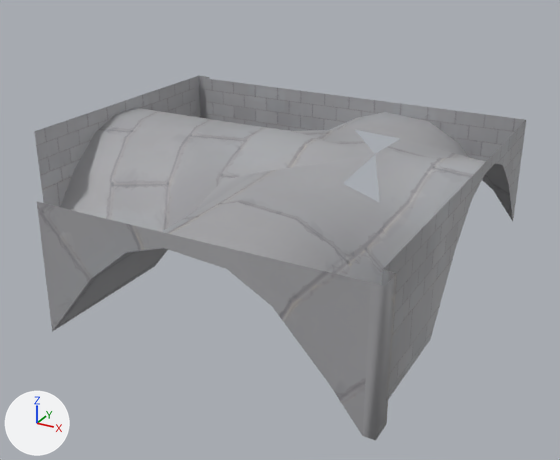
Renders of the FBX model Assets/Project/Art/Environment/Kit Bal/Architecture/WallArch/SM_ArchRoof_Corner.fbx from each side of a commit.
One viewpoint serves both versions: a camera (50 mm lens) standing at (-37.77, -24.7, 18.16) and looking at (-42.5, -16.1, 13.86). Every picture has the same lights, and +X, +Y and +Z are marked at lower left. Where no turn or scale is listed for an object, it has been applied to the vertices. Vertices at the same position are counted once.

Objects in the first picture: 'SM_ArchRoof_Corner'.
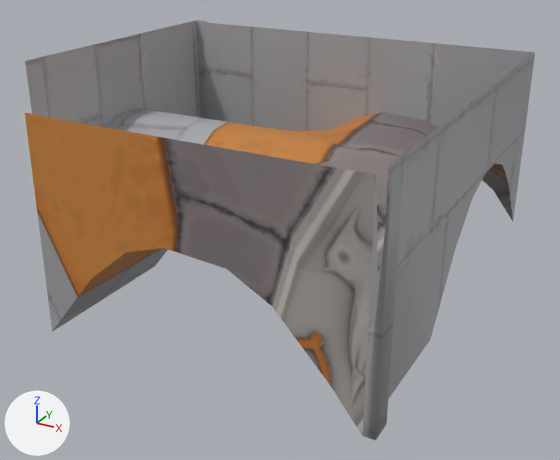
The newer file is also turned or shifted as a whole; pictures and numbers use the older file's frame.

What differs and where, as boxes (x1, y1, x2, y2) in the pictures (560 x 460 px):
'SM_ArchRoof_Corner', reshaped (15% taller)
    before: (34, 76, 526, 440)
    after: (25, 20, 535, 440)
part 1 of me_sm_archroof_corner, built on
    before: (34, 76, 526, 437)
    after: (25, 20, 535, 437)
part 2 of me_sm_archroof_corner, surface changed
    before: (60, 108, 510, 300)
    after: (76, 108, 510, 300)

Diff of the bpy script that builds the scene:
```diff
--- a/Assets/Project/Art/Environment/Kit Bal/Architecture/WallArch/SM_ArchRoof_Corner.fbx.py
+++ b/Assets/Project/Art/Environment/Kit Bal/Architecture/WallArch/SM_ArchRoof_Corner.fbx.py
@@ me_sm_archroof_corner @@
 # used by ob_sm_archroof_corner; location = (-40.0, -17.0, 15.0)
-me_sm_archroof_corner.from_pydata(...)  # 113 vertices, 100 faces; spans x -6.0..0.14, y -2.0..4.14, z -1.66..0.01
+me_sm_archroof_corner.from_pydata(...)  # 113 vertices, 102 faces; spans x -6.0..0.14, y -2.0..4.14, z -1.66..1.01
+# me_sm_archroof_corner part 1
+# 38 vertices in x -6.0..0.14, y -2.0..4.14, z 0.0..0.01 move by (0.0, 0.0, 1.0)
+# 2 new faces join them
+# me_sm_archroof_corner part 2: 100 kept faces spanning x -6.0..0.14, y -2.0..4.14, z -1.66..1.01 get new texture (UV) coordinates
 me_sm_archroof_corner.materials.append(mat_basic_001)
```
